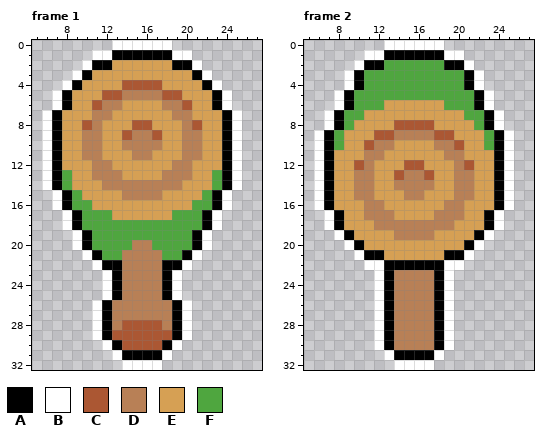
File history of a pixel-art file, src/assets/items/masse.aseprite. The picture above was drawn from the file before the commit.
32x33 pixels, 2 frames. Shown: frame 1: x 5..27, y 0..32; frame 2: x 5..27, y 0..32.
Palette (. is transparent): A #000000  B #ffffff  C #ab5733  D #b88056  E #d6a054  F #4fa63f
Pixels before, frame 1, first column x 6:
 0 .......BBBBBB.......
 1 .....BBAAAAAABB.....
 2 ....BAAEEEEEEAAB....
 3 ...BAEEEEEEEEEEAB...
 4 ..BAEEEECCCCEEEEAB..
 5 .BAEEECCDDDDCCEEEAB.
 6 .BAEECDDEEEEDDCEEAB.
 7 BAEEEDDEEEEEEDDEEEAB
 8 BAEECDEEECCEEEDCEEAB
 9 BAEEDDEECDDCEEDDEEAB
10 BAEEDDEEDDDDEEDDEEAB
11 BAEEDDEEEDDEEEDDEEAB
12 BAEEEDDEEEEEEDDEEEAB
13 BAFEEDDDEEEEDDDEEFAB
14 BAFEEEDDDDDDDDEEEFAB
15 .BAFEEEEDDDDEEEEFAB.
16 .BAFFEEEEEEEEEEFFAB.
17 ..BAFFFEEEEEEFFFAB..
18 ..BAFFFFFFFFFFFFAB..
19 ...BAFFFFFFFFFFAB...
20 ...BAFFFFDDFFFFAB...
21 ....BAFFDDDDFFAB....
22 .....BAADDDDAAB.....
23 ......BADDDDAB......
24 ......BADDDDAB......
25 ......BADDDDAB......
26 .....BADDDDDDAB.....
27 .....BADDDDDDAB.....
28 .....BADCCCCDAB.....
29 .....BACCCCCCAB.....
30 ......BACCCCAB......
31 .......BAAAAB.......
32 ........BBBB........
Pixels before, frame 2, first column x 6:
 0 .......BBBBBB.......
 1 .....BBAAAAAABB.....
 2 ....BAAFFFFFFAAB....
 3 ...BAFFFFFFFFFFAB...
 4 ...BAFFFFFFFFFFAB...
 5 ..BAFFFFFFFFFFFFAB..
 6 ..BAFFFEEEEEEFFFAB..
 7 .BAFFEEEEEEEEEEFFAB.
 8 .BAFEEEECCCCEEEEFAB.
 9 BAFEEECCDDDDCCEEEFAB
10 BAFEECDDEEEEDDCEEFAB
11 BAEEEDDEEEEEEDDEEEAB
12 BAEECDEEECCEEEDCEEAB
13 BAEEDDEECDDCEEDDEEAB
14 BAEEDDEEDDDDEEDDEEAB
15 BAEEDDEEEDDEEEDDEEAB
16 BAEEEDDEEEEEEDDEEEAB
17 .BAEEDDDEEEEDDDEEAB.
18 .BAEEEDDDDDDDDEEEAB.
19 ..BAEEEEDDDDEEEEAB..
20 ...BAEEEEEEEEEEAB...
21 ....BAAEEEEEEAAB....
22 .....BBAAAAAABB.....
23 ......BADDDDAB......
24 ......BADDDDAB......
25 ......BADDDDAB......
26 ......BADDDDAB......
27 ......BADDDDAB......
28 ......BADDDDAB......
29 ......BADDDDAB......
30 ......BADDDDAB......
31 .......BAAAAB.......
32 ........BBBB........
The result:
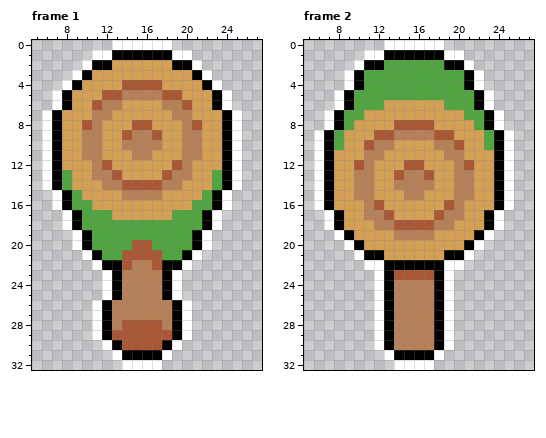
From the commit log: des masse moches et un titre nul
The edit:
{"where": "frame 1"}
{"frame":1,"y":12,"x":12,"old":"D","new":"C"}
{"frame":1,"y":12,"x":19,"old":"D","new":"C"}
{"frame":1,"y":13,"x":13,"old":"D","new":"C"}
{"frame":1,"y":13,"x":18,"old":"D","new":"C"}
{"frame":1,"y":14,"x":14,"old":"DDDD","new":"CCCC"}
{"frame":1,"y":20,"x":15,"old":"DD","new":"CC"}
{"frame":1,"y":21,"x":14,"old":"DDDD","new":"CCCC"}
{"frame":1,"y":22,"x":14,"old":"D","new":"C"}
{"frame":1,"y":22,"x":17,"old":"D","new":"C"}
{"where": "frame 2"}
{"frame":2,"y":16,"x":12,"old":"D","new":"C"}
{"frame":2,"y":16,"x":19,"old":"D","new":"C"}
{"frame":2,"y":17,"x":13,"old":"D","new":"C"}
{"frame":2,"y":17,"x":18,"old":"D","new":"C"}
{"frame":2,"y":18,"x":14,"old":"DDDD","new":"CCCC"}
{"frame":2,"y":23,"x":14,"old":"DDDD","new":"CCCC"}
{"label":"changed","picture_box":[102,160,182,190]}
{"label":"changed","picture_box":[122,240,162,270]}
{"label":"changed","picture_box":[374,200,454,280]}
